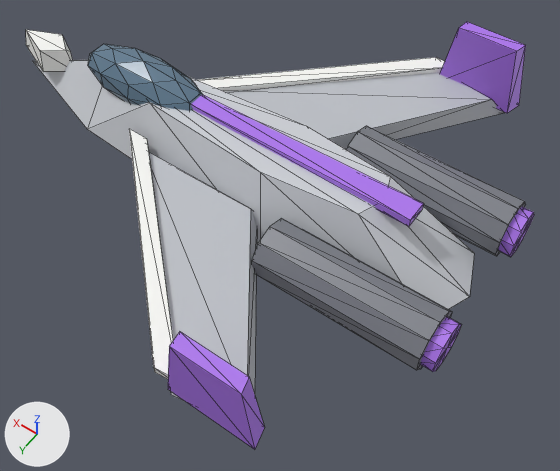
What one commit did to the glTF model play/polarity-shmup/assets/craft/fighter_p1_iris/fighter_p1_iris.glb.
Before and after are seen from a 50 mm camera at (-7.85, 8.85, 12.61) aimed at (-2.02, 0.68, -0.22). Arrows for +X, +Y and +Z are at lower left; the lights stay in place. The older version comes first. Mesh edges are drawn as thin lines. Vertices at exactly the same position are counted once.
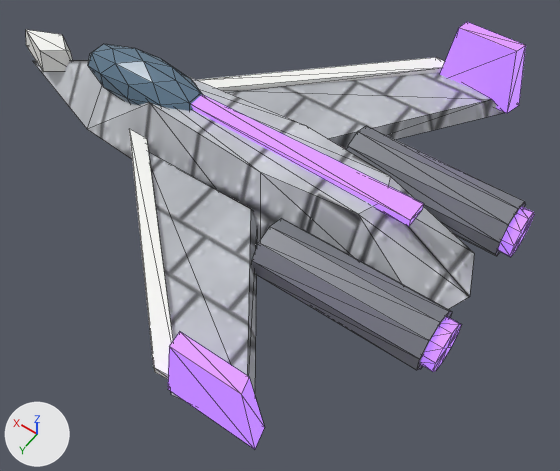
Location of each change, [x1, y1, x2, y2] in pixels of the pictures (560 x 471 px):
'Mesh_0', surface changed
    both: [33, 60, 474, 308]
'Mesh_1', surface changed
    both: [149, 72, 504, 401]
'Mesh_5', recoloured, surface changed
    both: [168, 22, 534, 449]

Edits to the bpy script that builds the scene:
```text
Add img_image_2:
    img_image_2 = load_image('Image_2', '_unpacked/Image_2', 256, 256, 'sRGB')
Add img_image_3:
    img_image_3 = load_image('Image_3', '_unpacked/Image_3', 256, 256, 'Non-Color')
Add img_image_1:
    img_image_1 = load_image('Image_1', '_unpacked/Image_1', 256, 256, 'Non-Color')
Add img_image_0:
    img_image_0 = load_image('Image_0', '_unpacked/Image_0', 256, 256, 'sRGB')
Change mat_hull:
    remove # nodes: BsdfPrincipled, OutputMaterial
    remove # colours: light grey #ced1d7
    nodes: BsdfPrincipled, Mix, NormalMap, OutputMaterial, TexImage x2
    colours: white #dde0e6
    uses the picture img_image_0
    uses the picture img_image_1
Change mat_wing:
    remove # nodes: BsdfPrincipled, OutputMaterial
    remove # colours: light grey #bfc2c8
    nodes: BsdfPrincipled, Mix, NormalMap, OutputMaterial, TexImage x2
    colours: light grey #ccd0d6
    uses the picture img_image_2
    uses the picture img_image_3
Change mat_polarity:
    add mat_polarity.emission_color = (0.357, 0.153, 0.723)  # purple #a16ddd
    add mat_polarity.emission_strength = 1.0
Change me_mesh_0:
    where me_mesh_0.from_pydata(...)  # 16 vertices, 28 faces; spans x -6.0..6.0, y -1.35..1.35, z 0.12..1.57
    used by ob_mesh_0; location = (0.0, 0.0, 0.0)
    me_mesh_0 part 1: 28 kept faces spanning x -6.0..6.0, y -1.35..1.35, z 0.12..1.57 get new texture (UV) coordinates
Change me_mesh_1:
    where me_mesh_1.from_pydata(...)  # 16 vertices, 24 faces; spans x -4.4..1.6, y -5.0..5.0, z 0.42..0.82
    used by ob_mesh_1; location = (0.0, 0.0, 0.0)
    me_mesh_1 part 2: 24 kept faces spanning x -4.4..1.6, y -5.0..5.0, z 0.42..0.82 get new texture (UV) coordinates
```
